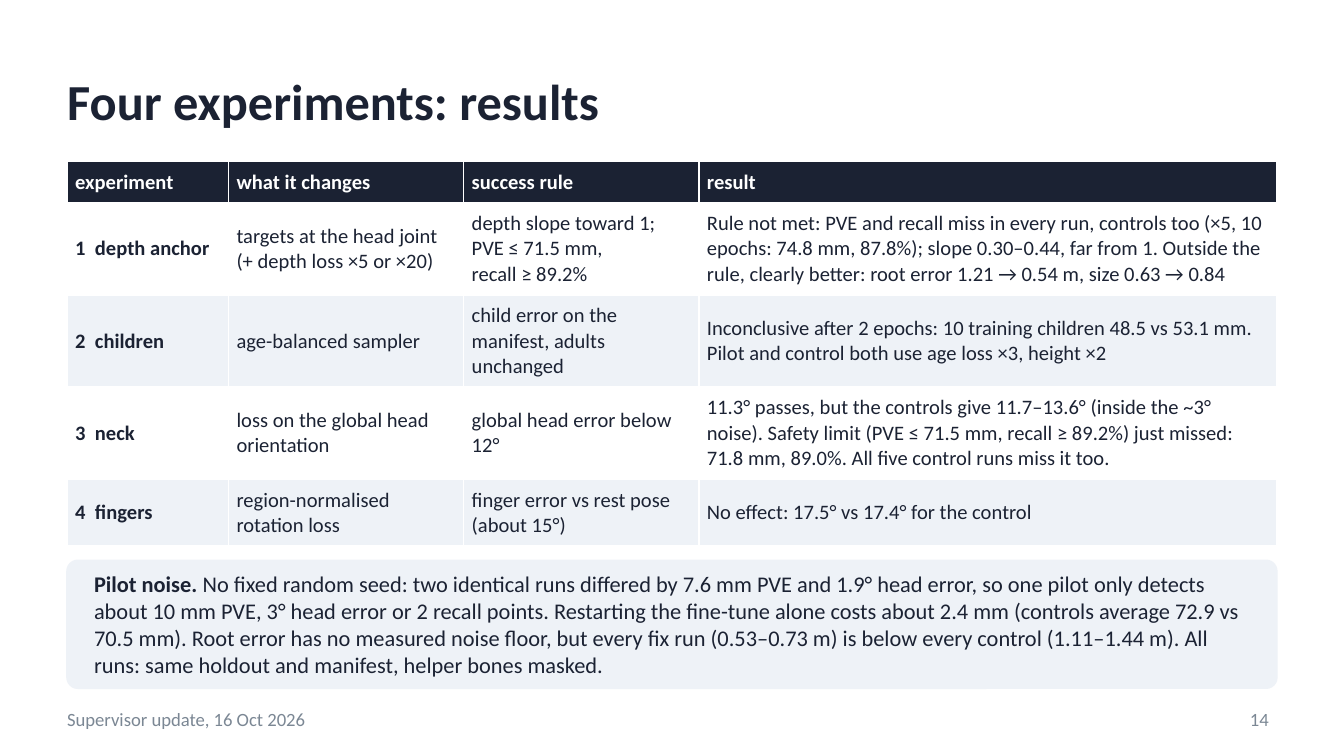
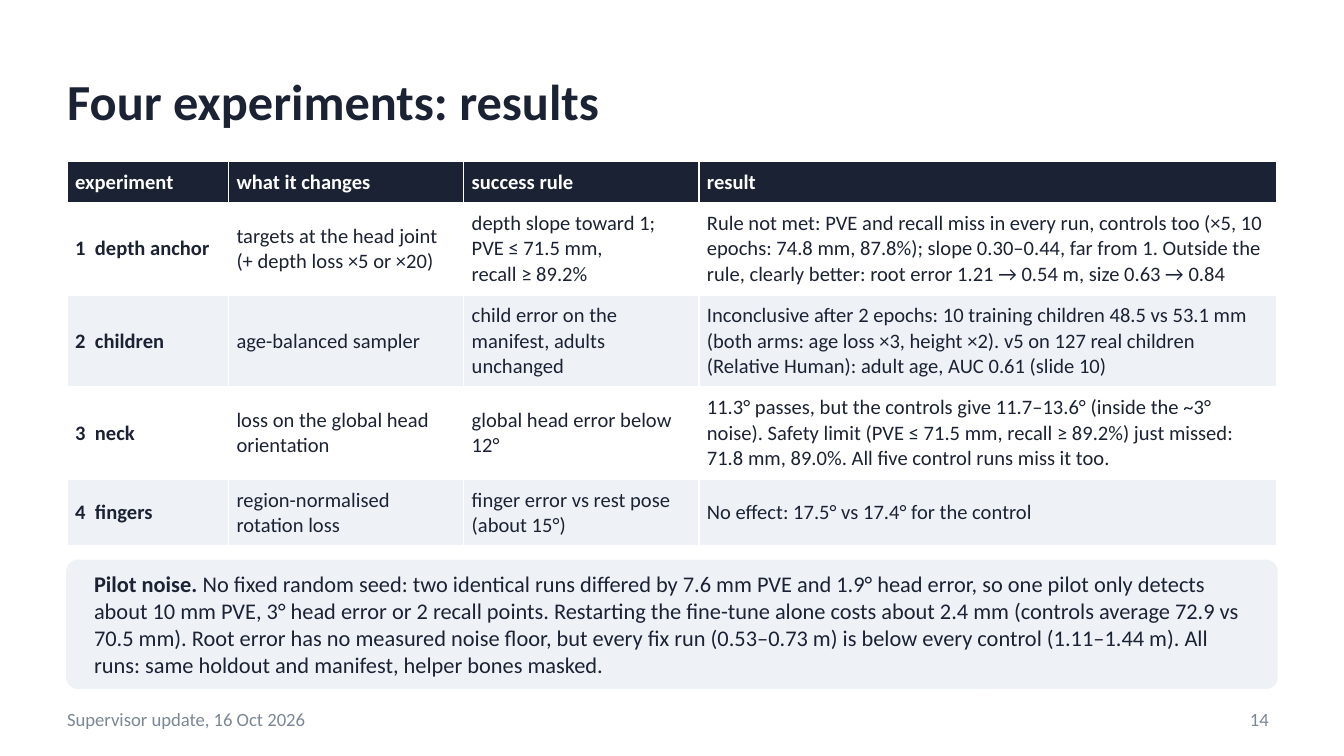
Before and after one commit to saadnajib/Multi-Person-Whole-Body-Human-Mesh-Recovery-in-a-Single-Shot-with-Annyone-dataset-and-3dpw-dataset, a slide deck: slide 14 of docs/supervisor_update_2026-10-16.pptx. Drawn at 1344x756 pixels with LibreOffice and Linux fonts; fonts in the diff are those of the drawing. Boxes give left, top, right and bottom in pixels: in the first picture for what was removed or moved away, otherwise in the second. Text is boxed around its words. In the diff, an @@ line names an element or a change of style, - is before the commit and + after.

```diff
--- a/docs/supervisor_update_2026-10-16.pptx
+++ b/docs/supervisor_update_2026-10-16.pptx
@@ table at (67, 161, 1277, 539) @@
-row 3, column 4: Inconclusive after 2 epochs: 10 training children 48.5 vs 53.1 mm. Pilot and control both use age loss ×3, height ×2
+row 3, column 4: Inconclusive after 2 epochs: 10 training children 48.5 vs 53.1 mm (both arms: age loss ×3, height ×2). v5 on 127 real children (Relative Human): adult age, AUC 0.61 (slide 10)
```
Also in this commit, not shown: 5 other slides changed, 2 other files.
